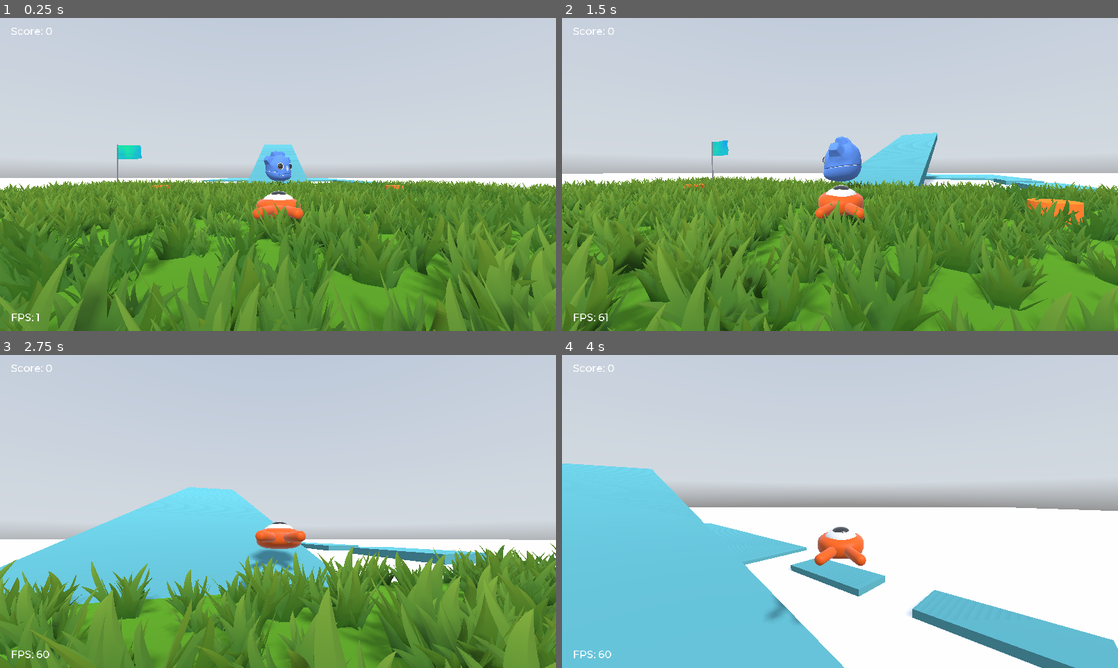
Above: before the commit, frames 1-4 (two rows, left to right).
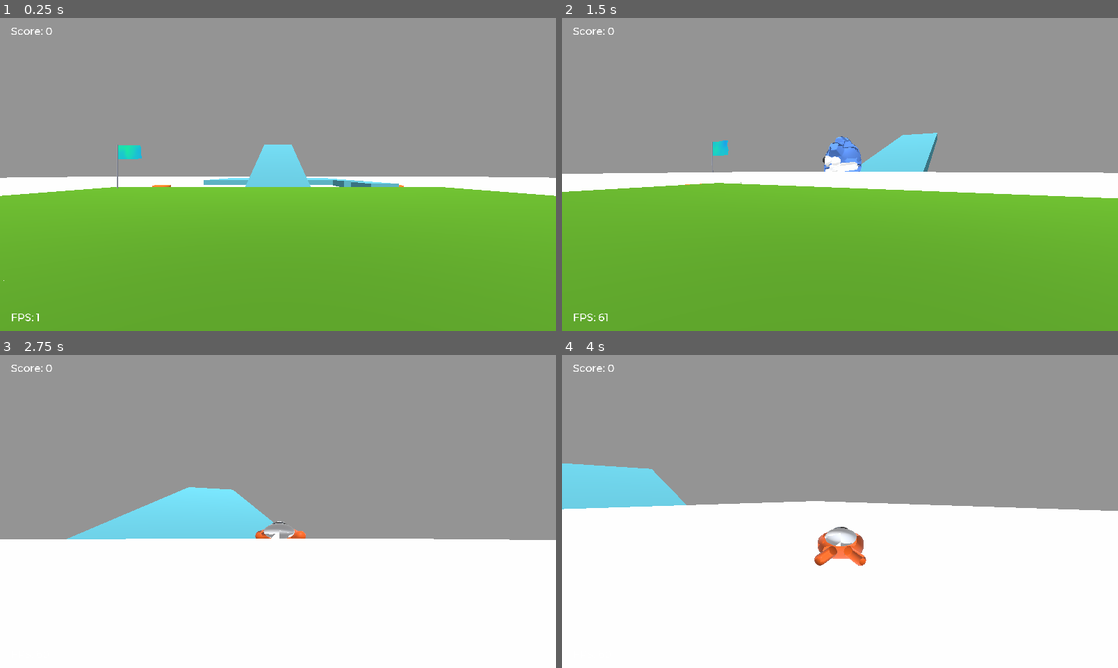
Above: after the commit, the same moments.

Repository: telmotrooper/squash-the-creeps
Game: Godot game, scene res://Main.tscn
Same seed, same stepped clock (60 frames per second), same inputs: the game is played once before the commit and once after it. A sky picture missing from this copy of the repository is replaced by a grey-blue gradient.
Inputs (mouse positions are in pixels of both pictures, inside the frame that each line leads up to):
- Up to frame 1 (0.25 s): no input
- Up to frame 2 (1.5 s): tap Enter (ui_accept) at 0.5 s; move the mouse to (867, 174) at 0.52 s; hold Up (move_forward) from 0.53 s (still down); click (867, 174) at 0.6 s; tap Space (jump) at 0.77 s; move the mouse to (812, 174) at 1.27 s; tap Delete at 1.35 s
- Up to frame 3 (2.75 s): keep holding Up (move_forward); tap Space (jump) at 1.52 s; move the mouse to (289, 505) at 2.02 s; hold Shift from 2.03 s (still down)
- Up to frame 4 (4 s): keep holding Up (move_forward); move the mouse to (834, 517) at 2.77 s; release Shift at 2.78 s; click (834, 517) at 2.85 s; tap Space (jump) at 3.02, 3.77 s; move the mouse to (878, 514) at 3.52 s; tap Delete at 3.6 s

The runs differ from the first frame. In frame 1, 88% of the frame differs, in the area x 0-100%, y 0-100%; in frame 2, 85%; in frame 3, 94%; in frame 4, 71%.

Commit message:
This doesn't look right

Diff:
--- a/GameState.gd
+++ b/GameState.gd
@@ -1,4 +1,4 @@
 extends Node
 
+var Audio: Node
 var Player: Node
-var Audio: Node
--- a/Pause.gd
+++ b/Pause.gd
@@ -25,6 +25,7 @@
 func _on_SensitivitySlider_value_changed(value):
   Configuration.update_setting("controls", "mouse_sensitivity", value)
   $VBoxContainer/SensitivityLabel.text = sensitivity_text % value
+  GameState.Player.set_draw_distance(value)
 
 func _on_MusicVolumeSlider_value_changed(value):
   Configuration.update_setting("audio", "music_volume", value)
--- a/Player.gd
+++ b/Player.gd
@@ -82,3 +82,6 @@
       body.squash()
   else:
     die()
+
+func set_draw_distance(value: int):
+  $CameraPivot/Horizontal/Vertical/ClippedCamera.far = value
